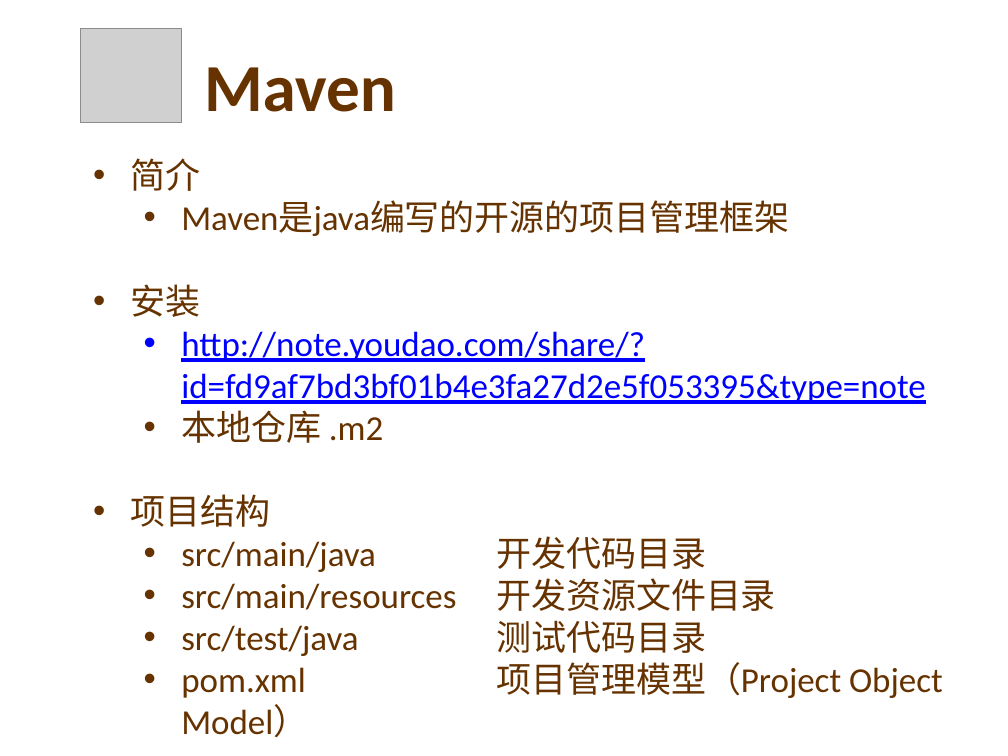
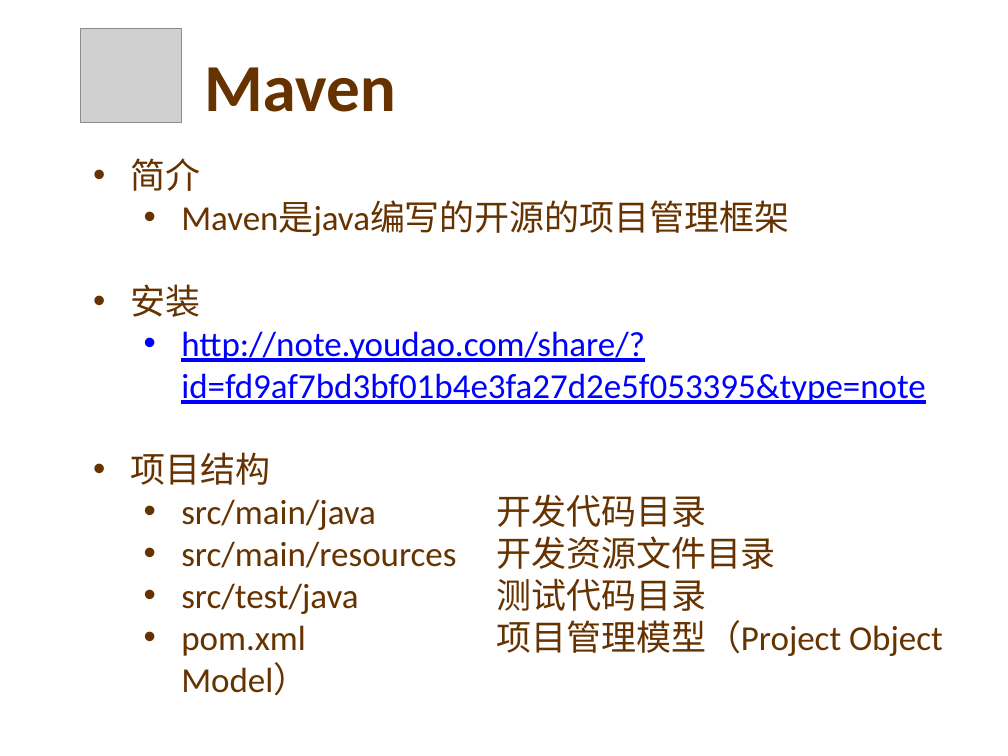
Before and after one commit to yesiaikan/maven_test, a slide deck: slide 8 of doc/maven_junit.pptx. Drawn at 1008x756 pixels with LibreOffice and Linux fonts; fonts in the diff are those of the drawing; grey boxes stand for pictures; background and template pictures are left out. Boxes give left, top, right and bottom in pixels: in the first picture for what was removed or moved away, otherwise in the second. Text is boxed around its words. In the diff, an @@ line names an element or a change of style, - is before the commit and + after.

```diff
--- a/doc/maven_junit.pptx
+++ b/doc/maven_junit.pptx
@@ text at (x1=181, y1=410, x2=383, y2=443): paragraph removed @@
-  • 本地仓库 .m2
```
Also in this commit, not shown: 1 other slide changed.
